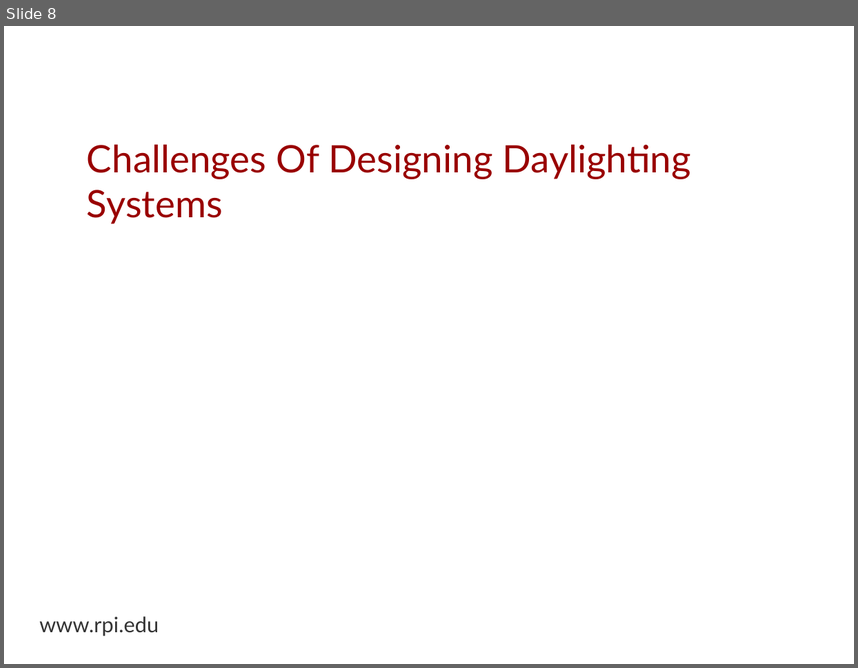
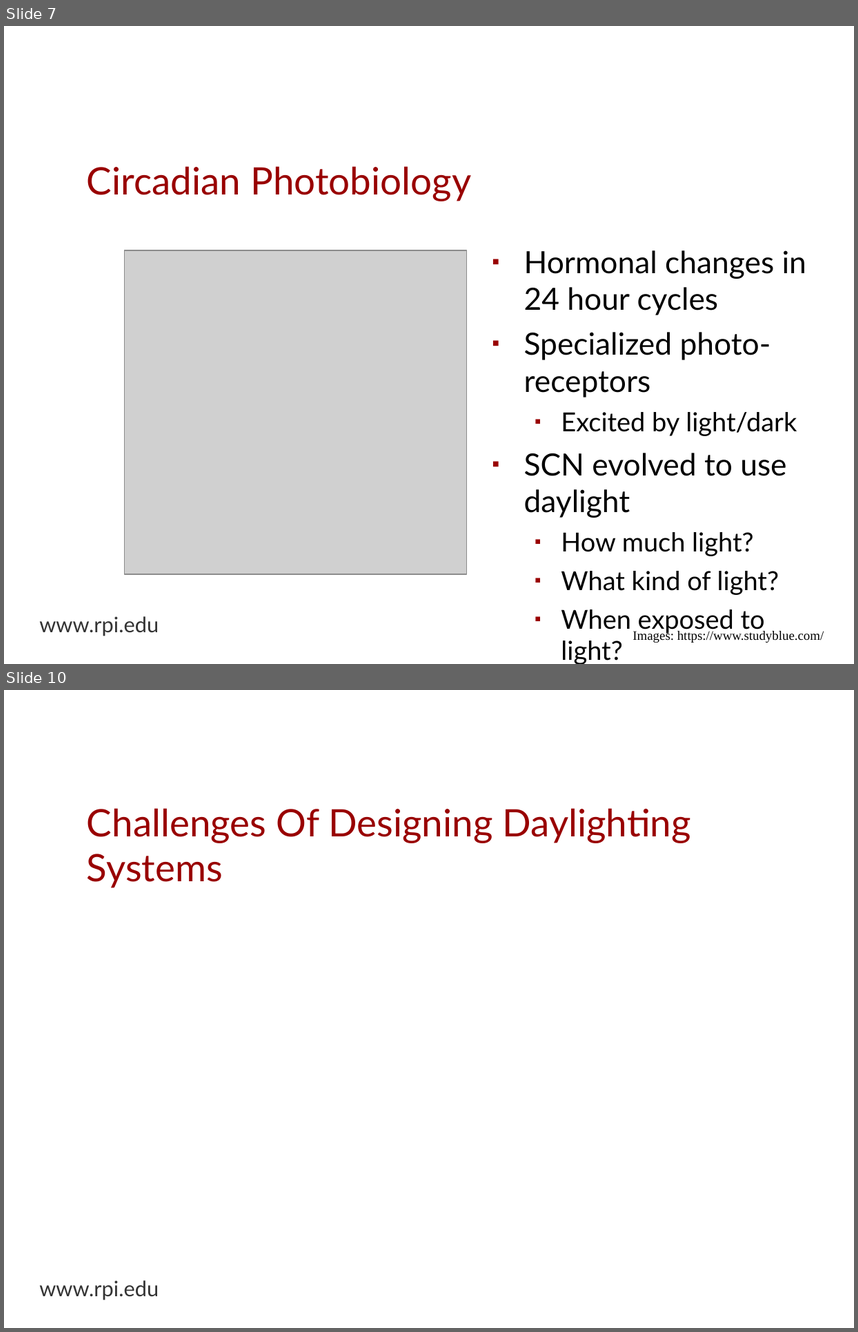
Before and after one commit to espinm2/master_presentation, a slide deck: max_espinoza.odp. Shown one above the other, each under a label of ours: slide 8 before the commit, slides 7 and 10 after it; the slides between them are not shown. The pictures are 858x668 and 858x1332 pixels, drawn with LibreOffice and Linux fonts; fonts in the diff are those of the drawing; grey boxes stand for pictures; background and template pictures are left out. Boxes give left, top, right and bottom in pixels: in the first picture for what was removed or moved away, otherwise in the second. Text is boxed around its words. In the diff, an @@ line names an element or a change of style, - is before the commit and + after.

```diff
--- a/max_espinoza.odp
+++ b/max_espinoza.odp
@@ slide 7 added at (4,26,854,664), background picture (left out); not listed: 1 template element that a slide beside it also shows @@
@@ title added at (87,166,471,201), 32 pt, text #990000 @@
+Circadian Photobiology
@@ picture added at (125,250,467,575) @@
@@ text added at (524,250,806,664), 25.9 pt, text #000000 @@
+▪ Hormonal changes in 24 hour cycles
+▪ Specialized photo-receptors
+  ▪ Excited by light/dark
+▪ SCN evolved to use daylight
+  ▪ How much light?
+  ▪ What kind of light?
+  ▪ When exposed to light?
@@ text added at (633,630,824,642), 11 pt, text #000000 @@
+Images: https://www.studyblue.com/
@@ what was slide 8 is now slide 10 @@
```
Also in this commit, not shown: 2 slides changed, 4 other slides added, 3 slides removed, 1 other file.
